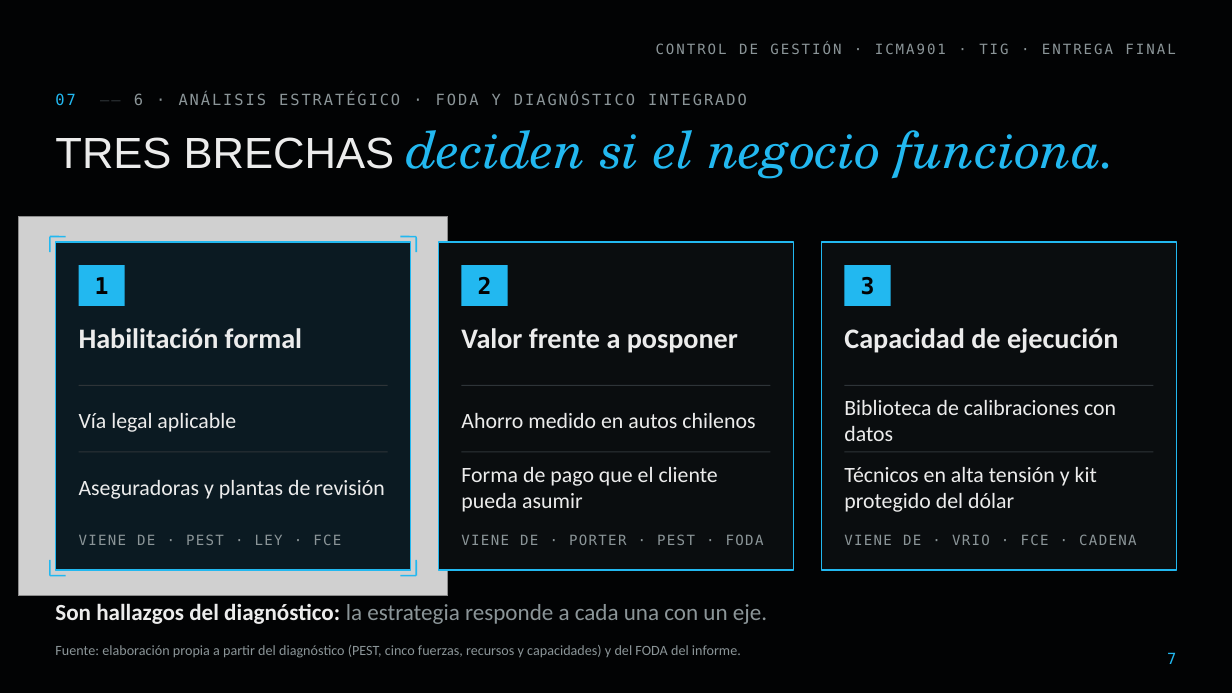
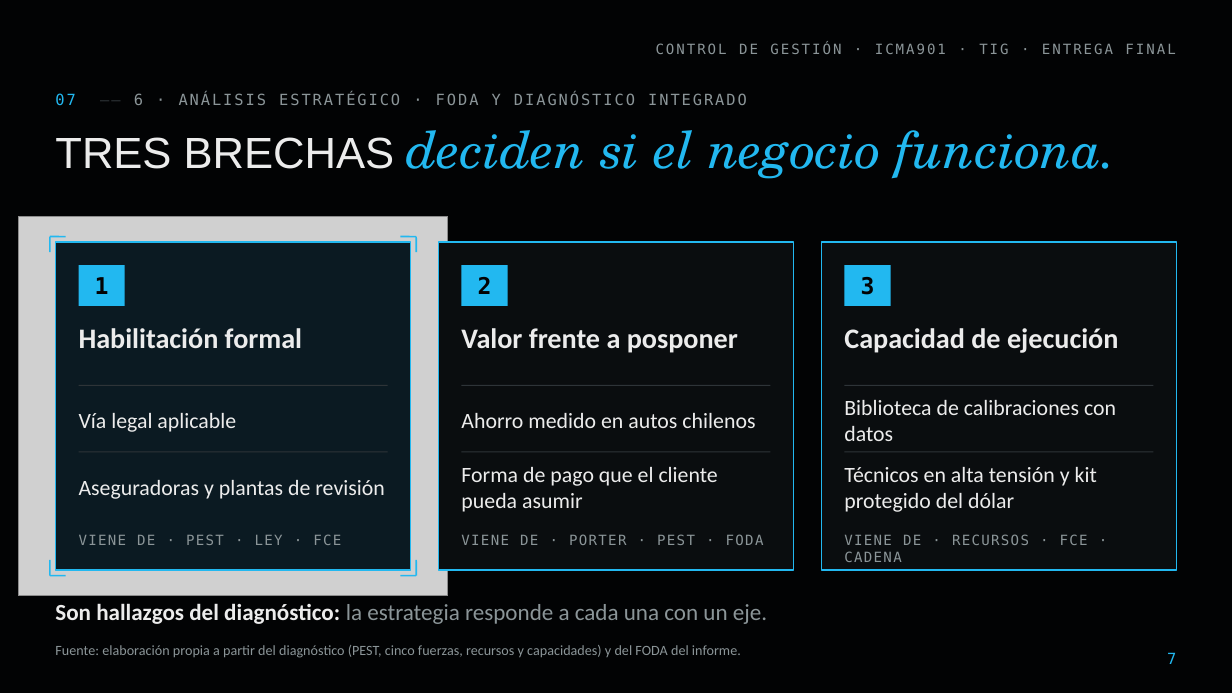
Before and after one commit to diegoaam0109-ux/lumine, a slide deck: slide 7 of tig-final/Lumine_TIG_Final_Control_de_Gestion.pptx. Drawn at 1232x693 pixels with LibreOffice and Linux fonts; fonts in the diff are those of the drawing; grey boxes stand for pictures; background and template pictures are left out. Boxes give left, top, right and bottom in pixels: in the first picture for what was removed or moved away, otherwise in the second. Text is boxed around its words. In the diff, an @@ line names an element or a change of style, - is before the commit and + after.

```diff
--- a/tig-final/Lumine_TIG_Final_Control_de_Gestion.pptx
+++ b/tig-final/Lumine_TIG_Final_Control_de_Gestion.pptx
@@ text at box(844, 534, 1088, 562): text changed @@
-VIENE DE · VRIO · FCE · CADENA
+VIENE DE · RECURSOS · FCE · CADENA
```
Also in this commit, not shown: 8 other slides changed, 13 other files.
